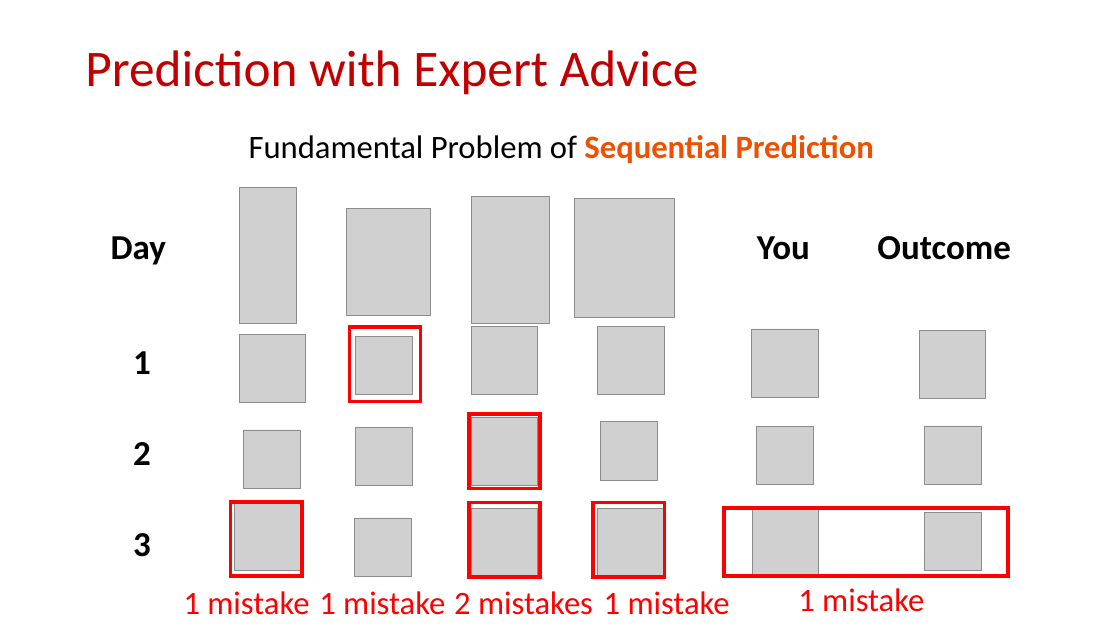
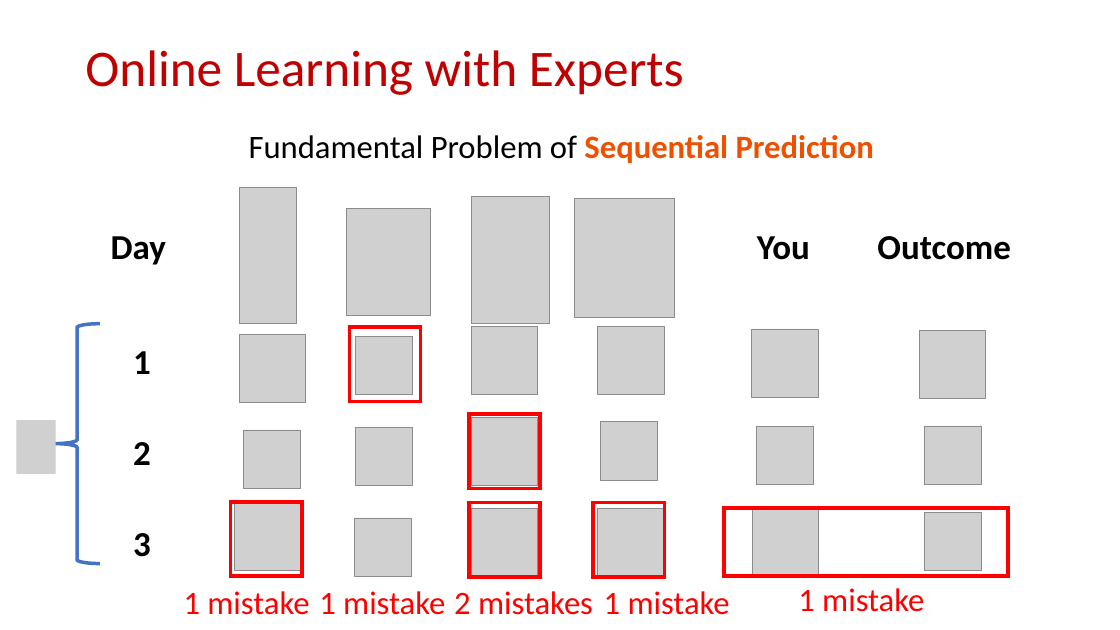
Before and after one commit to samsonzhou/samsonzhou.github.io, a slide deck: slide 7 of other-talks/SODA 2026.pptx. Drawn at 1120x630 pixels with LibreOffice and Linux fonts; fonts in the diff are those of the drawing; grey boxes stand for pictures. Boxes give left, top, right and bottom in pixels: in the first picture for what was removed or moved away, otherwise in the second. Text is boxed around its words. In the diff, an @@ line names an element or a change of style, - is before the commit and + after.

```diff
--- a/other-talks/SODA 2026.pptx
+++ b/other-talks/SODA 2026.pptx
@@ text at [85,50,684,95]: text changed @@
-Prediction with Expert Advice
+Online Learning with Experts
@@ left brace added at [55,323,100,564], outline #4472C4 3 pt @@
@@ picture added at [16,420,55,474] @@
```
Also in this commit, not shown: 10 other slides changed, 1 slide added.
